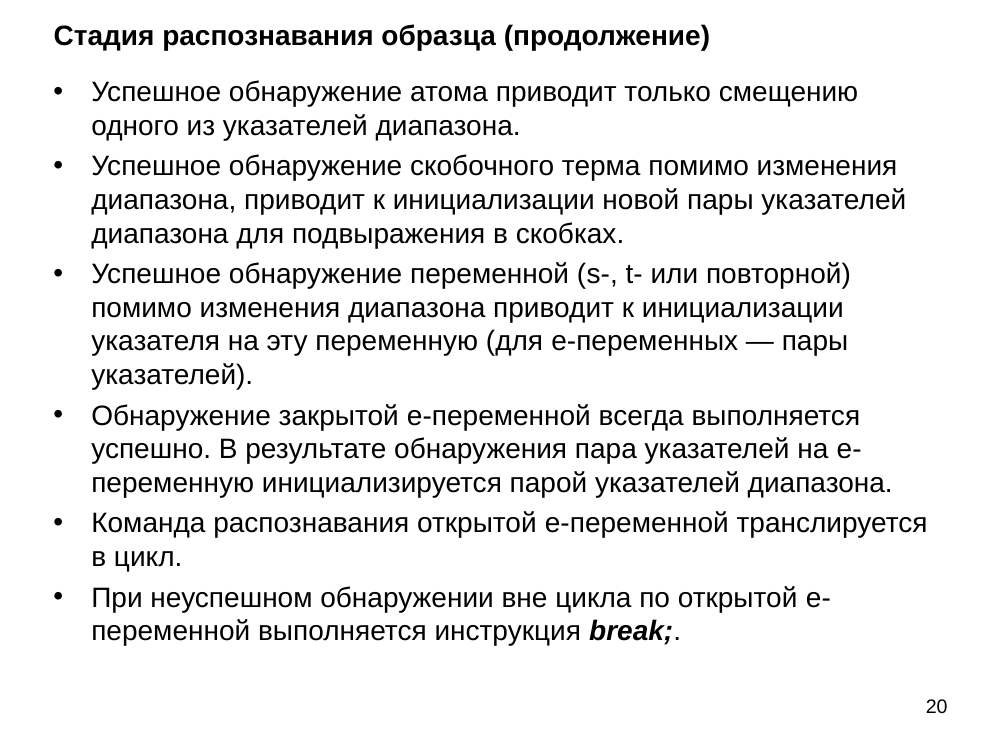
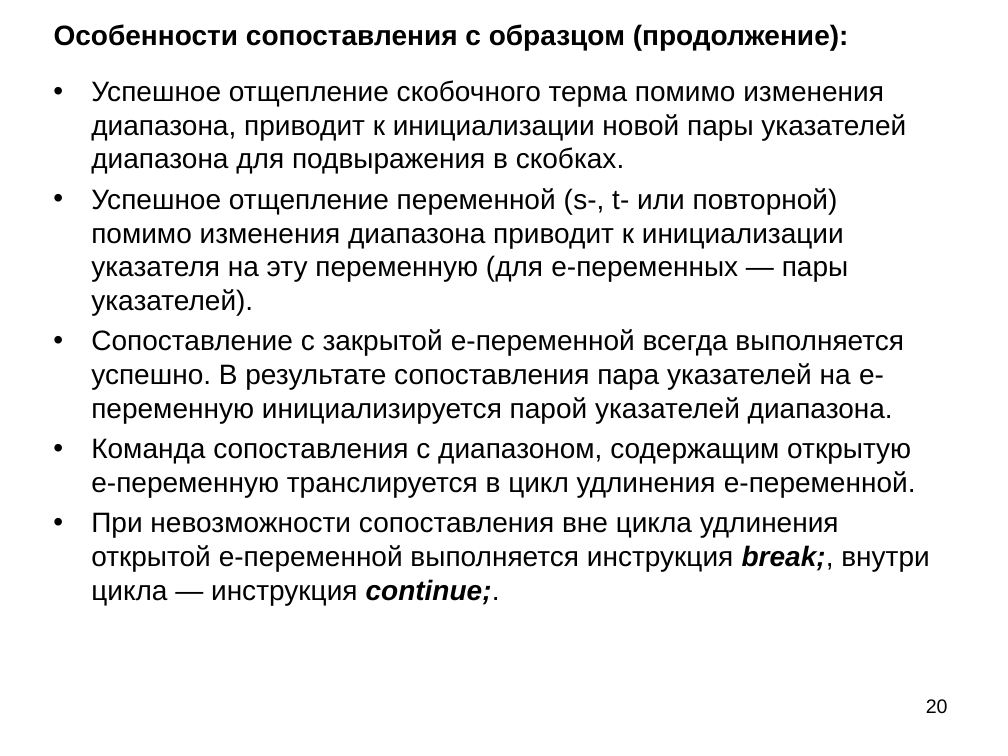
Before and after one commit to bmstu-iu9/refal-5-lambda, a slide deck: slide 20 of doc/Компилятор Простого Рефала.ppt. Drawn at 1008x756 pixels with LibreOffice and Linux fonts; fonts in the diff are those of the drawing. Boxes give left, top, right and bottom in pixels: in the first picture for what was removed or moved away, otherwise in the second. Text is boxed around its words. In the diff, an @@ line names an element or a change of style, - is before the commit and + after.

```diff
--- a/doc/Компилятор Простого Рефала.ppt
+++ b/doc/Компилятор Простого Рефала.ppt
@@ text at bbox=[54, 24, 849, 51]: text changed @@
-Стадия распознавания образца (продолжение)
+Особенности сопоставления с образцом (продолжение):
@@ text at bbox=[91, 80, 929, 605]: text changed @@
-• Успешное обнаружение атома приводит только смещению одного из указателей диапазона.
-• Успешное обнаружение скобочного терма помимо изменения диапазона, приводит к инициализации новой пары указателей диапазона для подвыражения в скобках.
-• Успешное обнаружение переменной (s-, t- или повторной) помимо изменения диапазона приводит к инициализации указателя на эту переменную (для e-переменных — пары указателей).
-• Обнаружение закрытой e-переменной всегда выполняется успешно. В результате обнаружения пара указателей на e-переменную инициализируется парой указателей диапазона.
-• Команда распознавания открытой e-переменной транслируется в цикл.
-• При неуспешном обнаружении вне цикла по открытой e-переменной выполняется инструкция break;.
+• Успешное отщепление скобочного терма помимо изменения диапазона, приводит к инициализации новой пары указателей диапазона для подвыражения в скобках.
+• Успешное отщепление переменной (s-, t- или повторной) помимо изменения диапазона приводит к инициализации указателя на эту переменную (для e-переменных — пары указателей).
+• Сопоставление с закрытой e-переменной всегда выполняется успешно. В результате сопоставления пара указателей на e-переменную инициализируется парой указателей диапазона.
+• Команда сопоставления с диапазоном, содержащим открытую e-переменную транслируется в цикл удлинения e-переменной.
+• При невозможности сопоставления вне цикла удлинения открытой e-переменной выполняется инструкция break;, внутри цикла — инструкция continue;.
```
Also in this commit, not shown: 13 other slides changed, 3 slides added, 1 other file.
